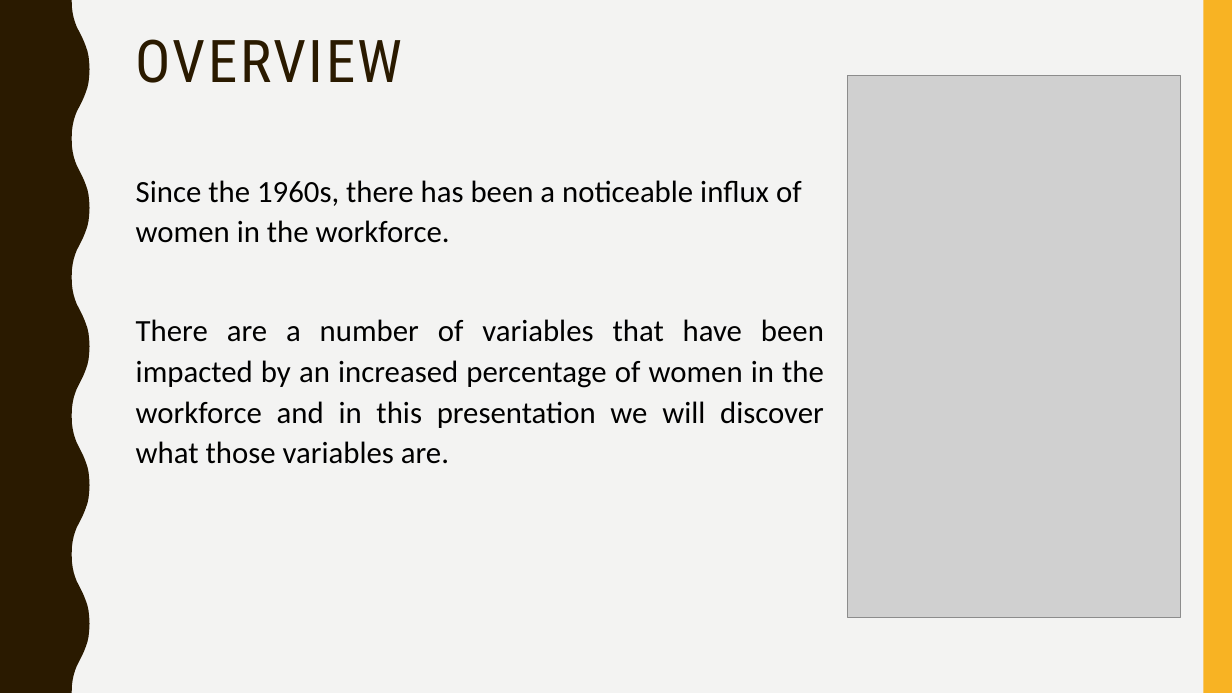
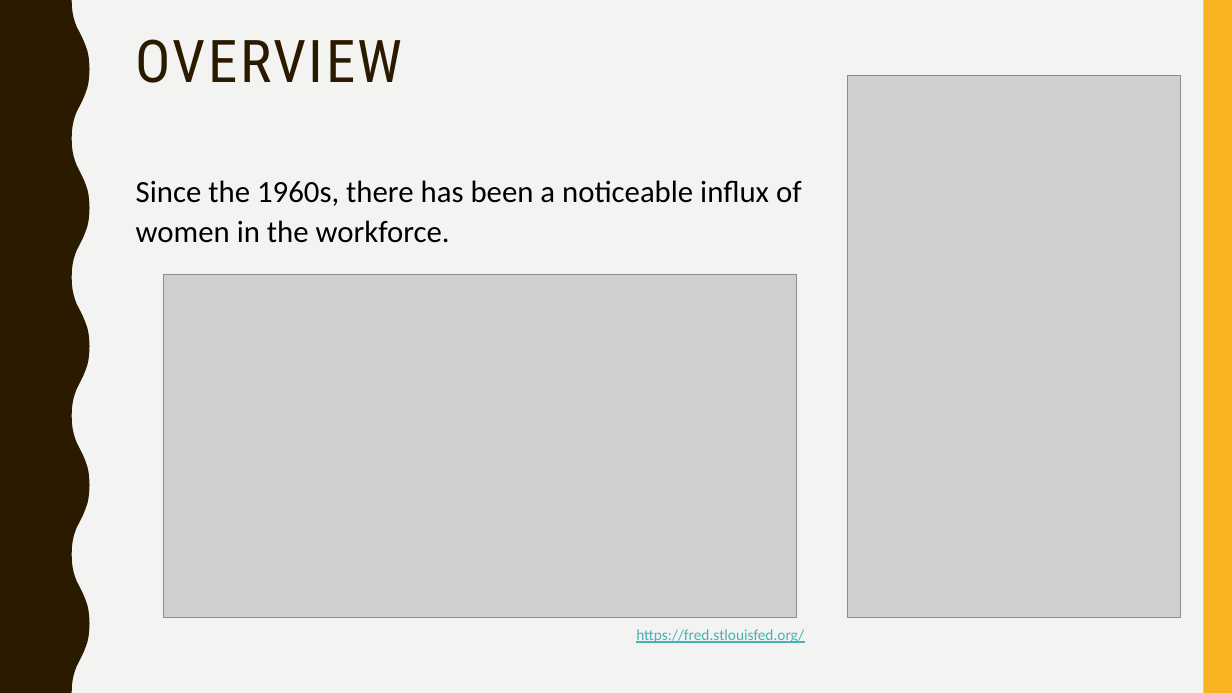
Before and after one commit to kathleeng77/Open-Source-Project-1, a slide deck: slide 3 of presentation/women-in-workforce.pptx. Drawn at 1232x693 pixels with LibreOffice and Linux fonts; fonts in the diff are those of the drawing; grey boxes stand for pictures. Boxes give left, top, right and bottom in pixels: in the first picture for what was removed or moved away, otherwise in the second. Text is boxed around its words. In the diff, an @@ line names an element or a change of style, - is before the commit and + after.

```diff
--- a/presentation/women-in-workforce.pptx
+++ b/presentation/women-in-workforce.pptx
@@ picture added at bbox=[164, 274, 797, 617] @@
@@ text at bbox=[136, 319, 824, 464]: paragraph removed @@
-There are a number of variables that have been impacted by an increased percentage of women in the workforce and in this presentation we will discover what those variables are.
@@ text added at bbox=[636, 629, 804, 643], 12 pt, text #46B2B5, underline @@
+https://fred.stlouisfed.org/
```
Also in this commit, not shown: 1 slide removed.
